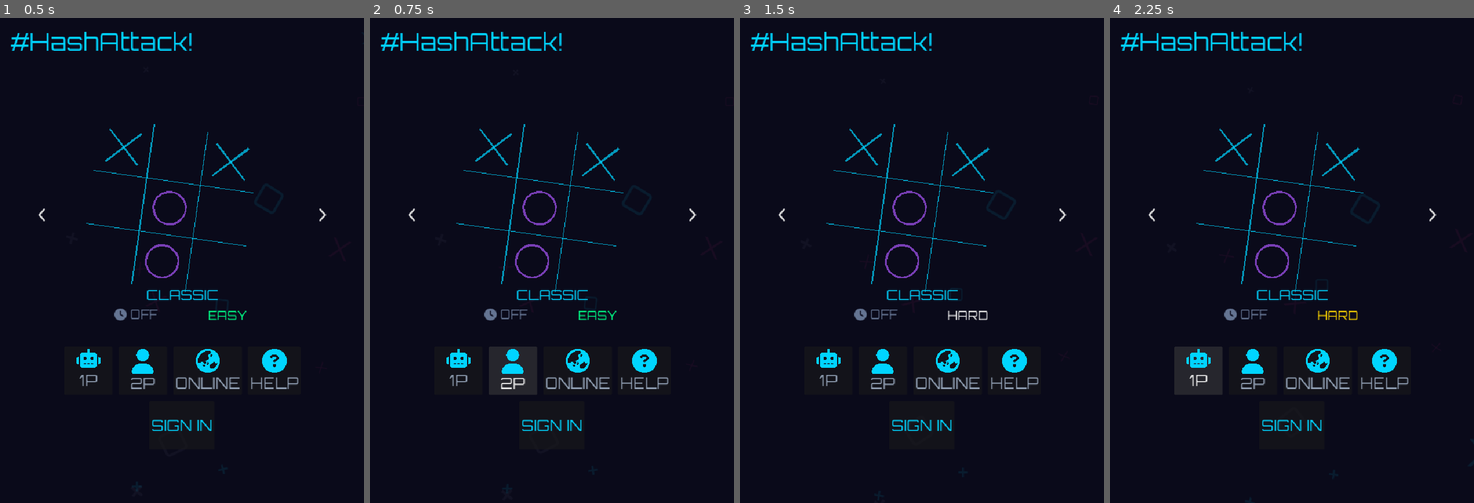
Above: before the commit, frames 1-4 (left to right).
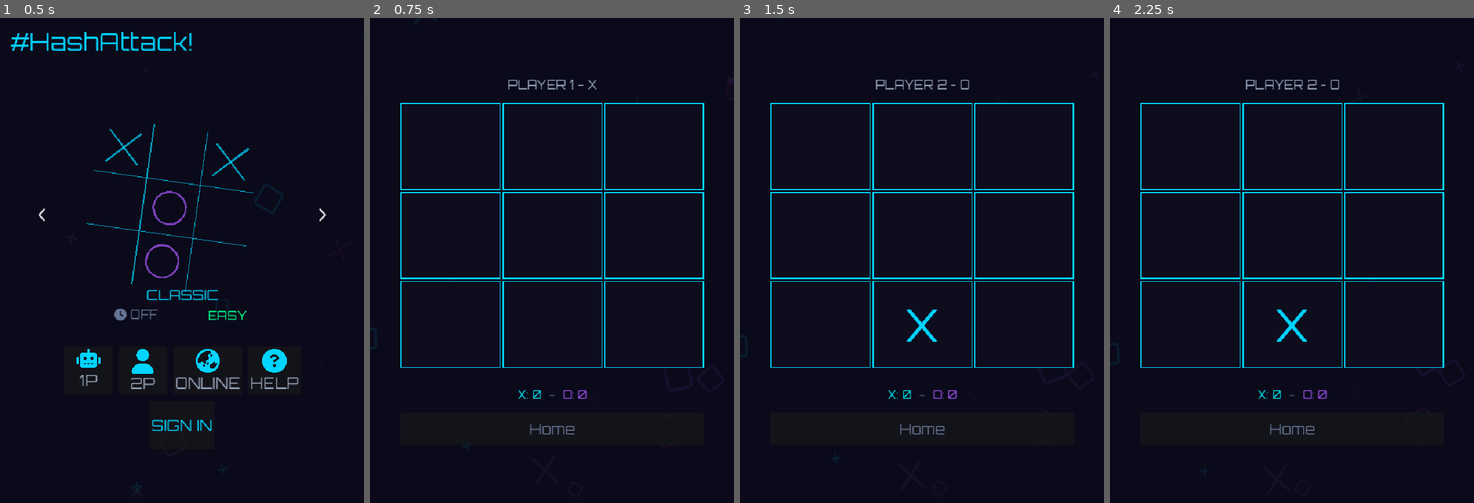
Above: after the commit, the same moments.

Repository: weilies/nexus-arcade
Game: Godot game, scene res://scenes/MainMenu.tscn
Same seed, same stepped clock (60 frames per second), same inputs: the game is played once before the commit and once after it.
Inputs (mouse positions are in pixels of both pictures, inside the frame that each line leads up to):
- Up to frame 1 (0.5 s): no input
- Up to frame 2 (0.75 s): click "2P" at 0.5 s
- Up to frame 3 (1.5 s): click (965, 313) at 1.25 s, where only the run before the commit has a clickable "EASY"
- Up to frame 4 (2.25 s): click (1197, 372) at 2 s, where only the run before the commit has a clickable "1P"

Frame 1 is identical in both runs. In frame 2, 6.7% of the frame differs, in the area x 3-100%, y 2-98%; in frame 3, 6.0%; in frame 4, 7.1%, in the area x 3-92%, y 2-86%.
Error before the commit: Parse Error: Cannot infer the type of "has_state" variable because the value doesn't have a set type. (res://scenes/GameBoard.gd:94)

Commit message:
fix(hashattack): GameBoard.gd parse error — type has_state explicitly
Co-Authored-By: Claude Sonnet 4.6 (1M context) <noreply@anthropic.com>

Diff:
--- a/games/hashattack/scenes/GameBoard.gd
+++ b/games/hashattack/scenes/GameBoard.gd
@@ -91,9 +91,8 @@
 	_supabase_ref = sb
 	_is_host = is_host
 	# If we have an in-progress board state (refresh-rejoin), skip waiting overlay.
-	var has_state := not state_dict.is_empty() and state_dict.get("board", []) is Array \
-		and not state_dict.get("board", []).is_empty() \
-		and _has_any_mark(state_dict.get("board", []))
+	var board_arr: Array = state_dict.get("board", []) if not state_dict.is_empty() else []
+	var has_state: bool = not board_arr.is_empty() and _has_any_mark(board_arr)
 	_online_waiting = is_host and not has_state
 	_initial_state_dict = state_dict
 	if game_mode != "":
Not shown, changed: portal/public/games/hashattack/index.html
Not shown, changed: portal/public/games/hashattack/index.pck
